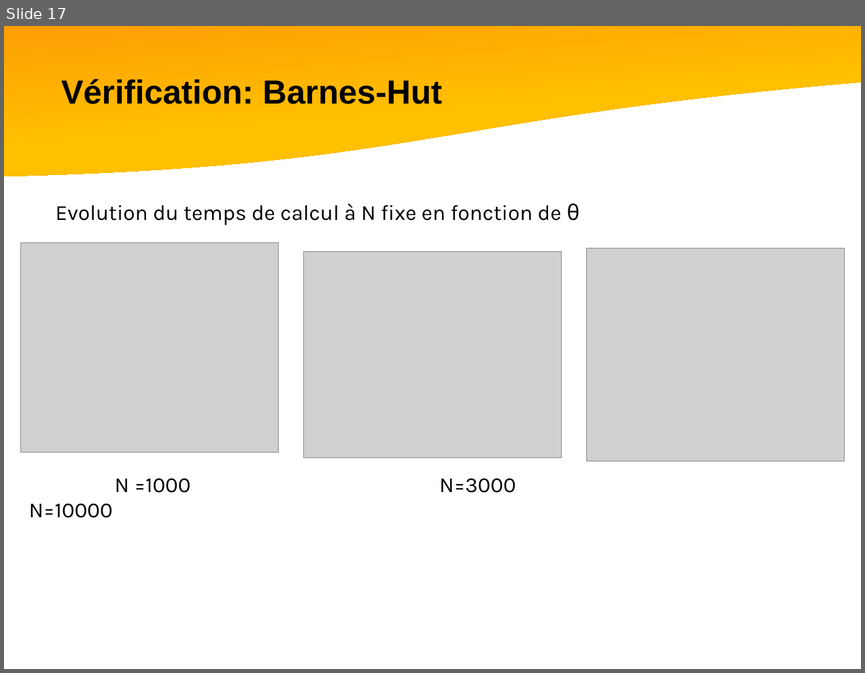
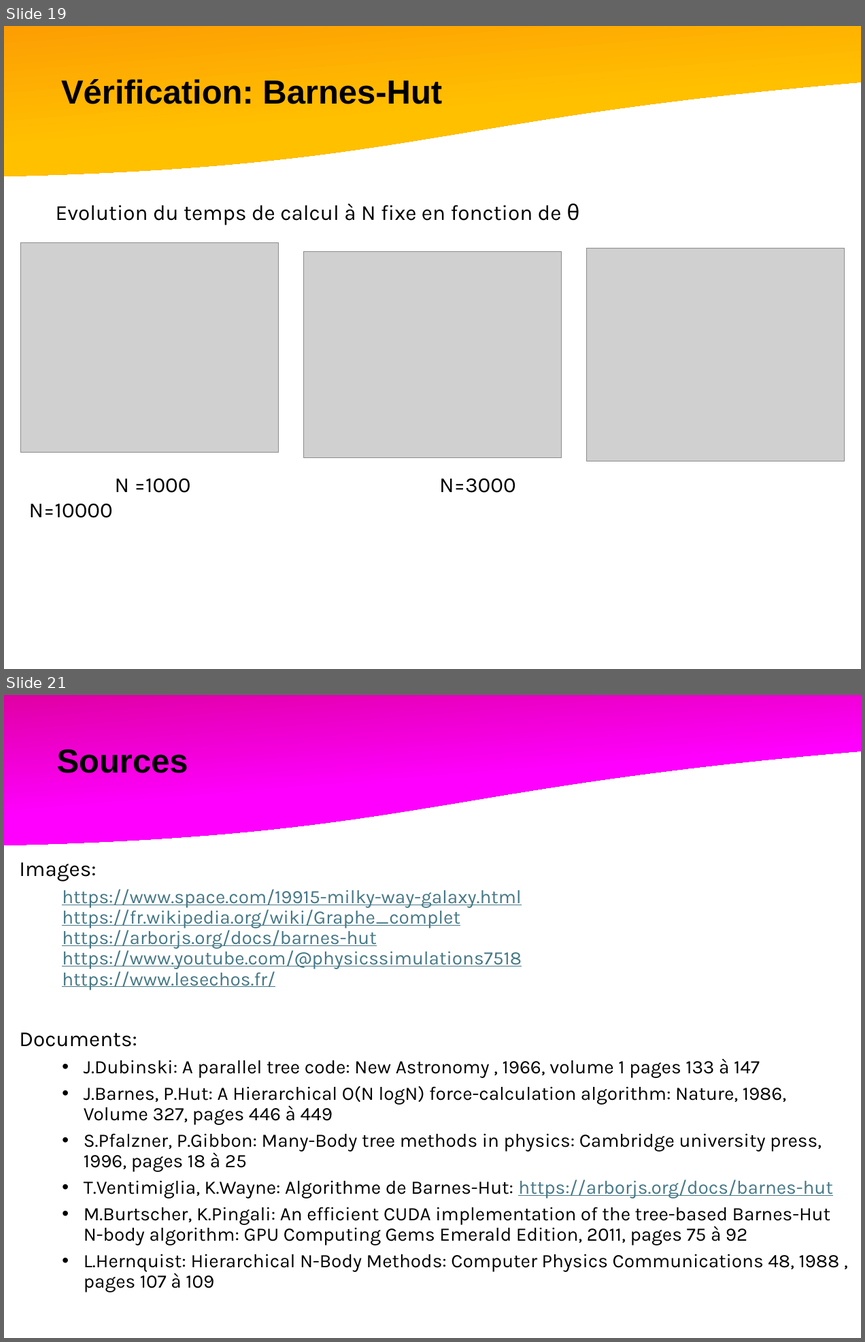
Before and after one commit to rfaucon2/TIPI_Spe, a slide deck: Diapo/TIPE-Spe.pptx. Shown one above the other, each under a label of ours: slide 17 before the commit, slides 19 and 21 after it; the slides between them are not shown. The pictures are 865x673 and 865x1342 pixels, drawn with LibreOffice and Linux fonts; fonts in the diff are those of the drawing; grey boxes stand for pictures. Boxes give left, top, right and bottom in pixels: in the first picture for what was removed or moved away, otherwise in the second. Text is boxed around its words. In the diff, an @@ line names an element or a change of style, - is before the commit and + after.

```diff
--- a/Diapo/TIPE-Spe.pptx
+++ b/Diapo/TIPE-Spe.pptx
@@ slide 21 added at bbox=[4, 695, 861, 1338], background #FFFFFF @@
@@ flow chart document added at bbox=[4, 695, 861, 858], fill gradient #CC0066 to #FF00FF @@
@@ text added at bbox=[57, 749, 188, 773], 28 pt, text #000000, bold @@
+Sources
@@ text added at bbox=[19, 862, 840, 1292], 16 pt, text #000000 @@
+Images:
+  https://www.space.com/19915-milky-way-galaxy.html
+  https://fr.wikipedia.org/wiki/Graphe_complet
+  https://arborjs.org/docs/barnes-hut
+  https://www.youtube.com/@physicssimulations7518
+  https://www.lesechos.fr/
+Documents:
+  • J.Dubinski: A parallel tree code: New Astronomy , 1966, volume 1 pages 133 à 147
+  • J.Barnes, P.Hut: A Hierarchical O(N logN) force-calculation algorithm: Nature, 1986, Volume 327, pages 446 à 449
+  • S.Pfalzner, P.Gibbon: Many-Body tree methods in physics: Cambridge university press, 1996, pages 18 à 25
+  • T.Ventimiglia, K.Wayne: Algorithme de Barnes-Hut: https://arborjs.org/docs/barnes-hut
+  • M.Burtscher, K.Pingali: An efficient CUDA implementation of the tree-based Barnes-Hut N-body algorithm: GPU Computing Gems Emerald Edition, 2011, pages 75 à 92
+  • L.Hernquist: Hierarchical N-Body Methods: Computer Physics Communications 48, 1988 , pages 107 à 109
@@ what was slide 17 is now slide 19 @@
```
Also in this commit, not shown: 3 slides changed, 8 other slides added, 4 slides removed, 8 other files.
